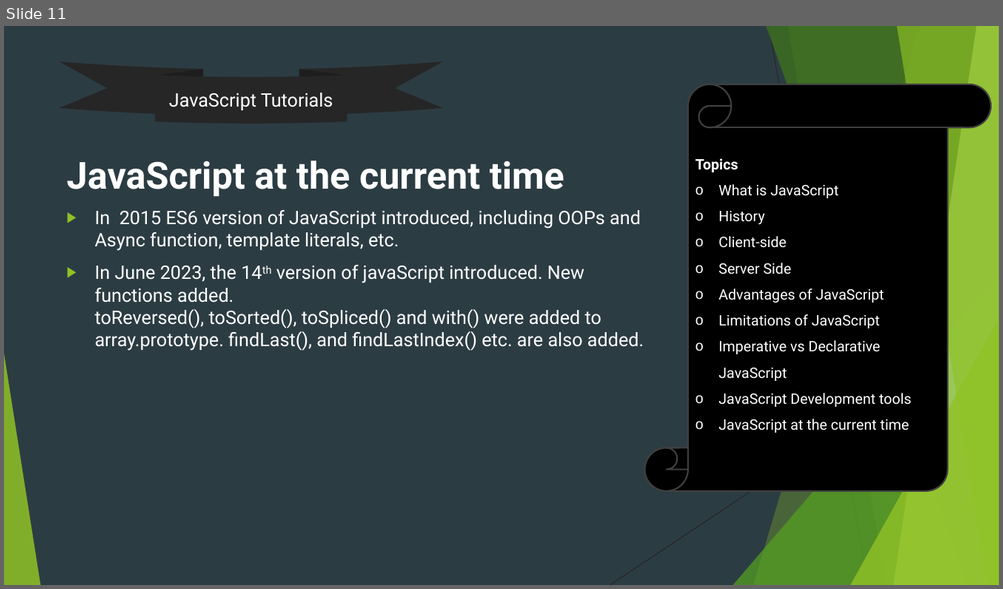
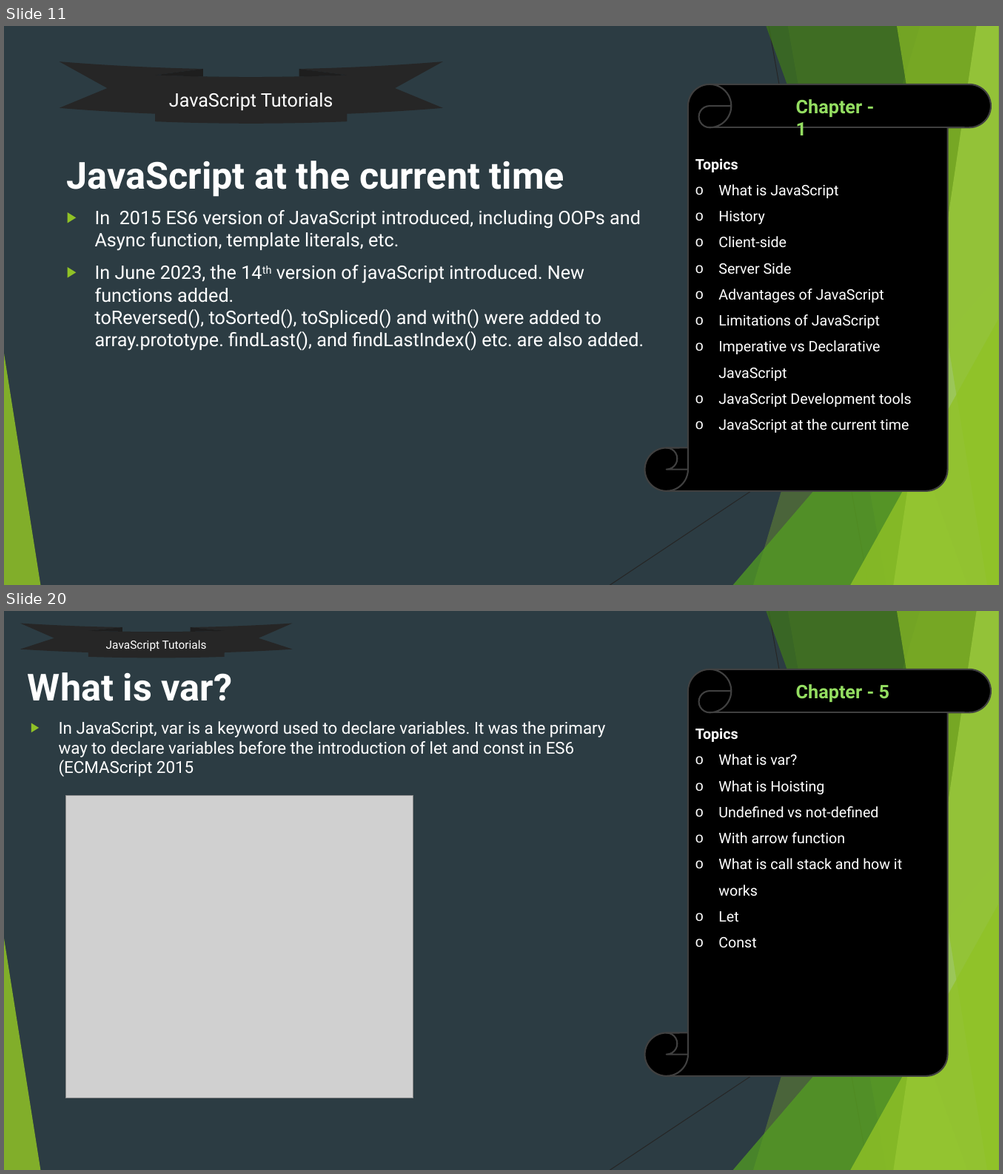
Before and after one commit to uidhtml/javascript-tutorials, a slide deck: Javascript Tutorials.pptx. Shown one above the other, each under a label of ours: slide 11 before the commit, slides 11 and 20 after it; the slides between them are not shown. The pictures are 1003x589 and 1003x1174 pixels, drawn with LibreOffice and Linux fonts; fonts in the diff are those of the drawing; grey boxes stand for pictures. Boxes give left, top, right and bottom in pixels: in the first picture for what was removed or moved away, otherwise in the second. Text is boxed around its words. In the diff, an @@ line names an element or a change of style, - is before the commit and + after.

Commit message:
Updated ppt file till chapter 4

```diff
--- a/Javascript Tutorials.pptx
+++ b/Javascript Tutorials.pptx
@@ slide 20 added at (4,611,999,1170), background #2C3C43; not listed: 10 template elements that a slide beside it also shows @@
@@ ellipse ribbon added at (20,623,293,658), fill #262626, 11 pt, text #FFFFFF @@
+JavaScript Tutorials
@@ title added at (28,672,233,701), 36 pt, text #FFFFFF, bold @@
+What is var?
@@ vertical scroll added at (645,669,991,1076), fill #000000, outline #404040 1.5 pt, 14 pt, text #FFFFFF @@
+Topics
+o What is var?
+o What is Hoisting
+o Undefined vs not-defined
+o With arrow function
+o What is call stack and how it works
+o Let
+o Const
@@ text added at (796,684,889,702), 18 pt, text #94DE61, bold @@
+Chapter - 5
@@ text added at (59,721,606,777), 16 pt, text #FFFFFF @@
+▶ In JavaScript, var is a keyword used to declare variables. It was the primary way to declare variables before the introduction of let and const in ES6 (ECMAScript 2015
@@ picture added at (66,796,414,1099) @@
@@ slide 11 changed as well @@
@@ text added at (796,99,862,136), 18 pt, text #94DE61, bold @@
+Chapter - 1
```
Also in this commit, not shown: 8 other slides changed, 8 other slides added.
